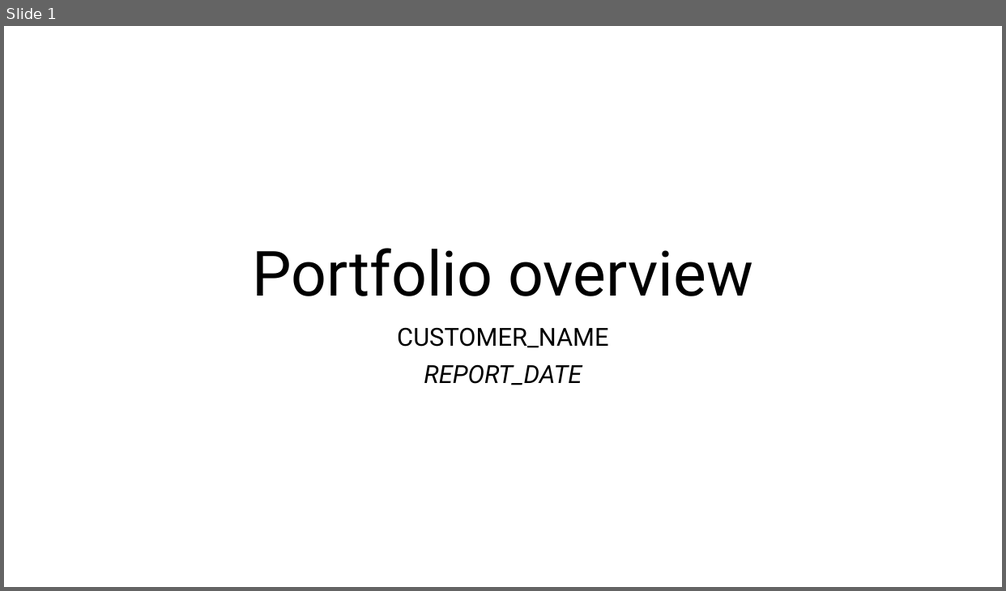
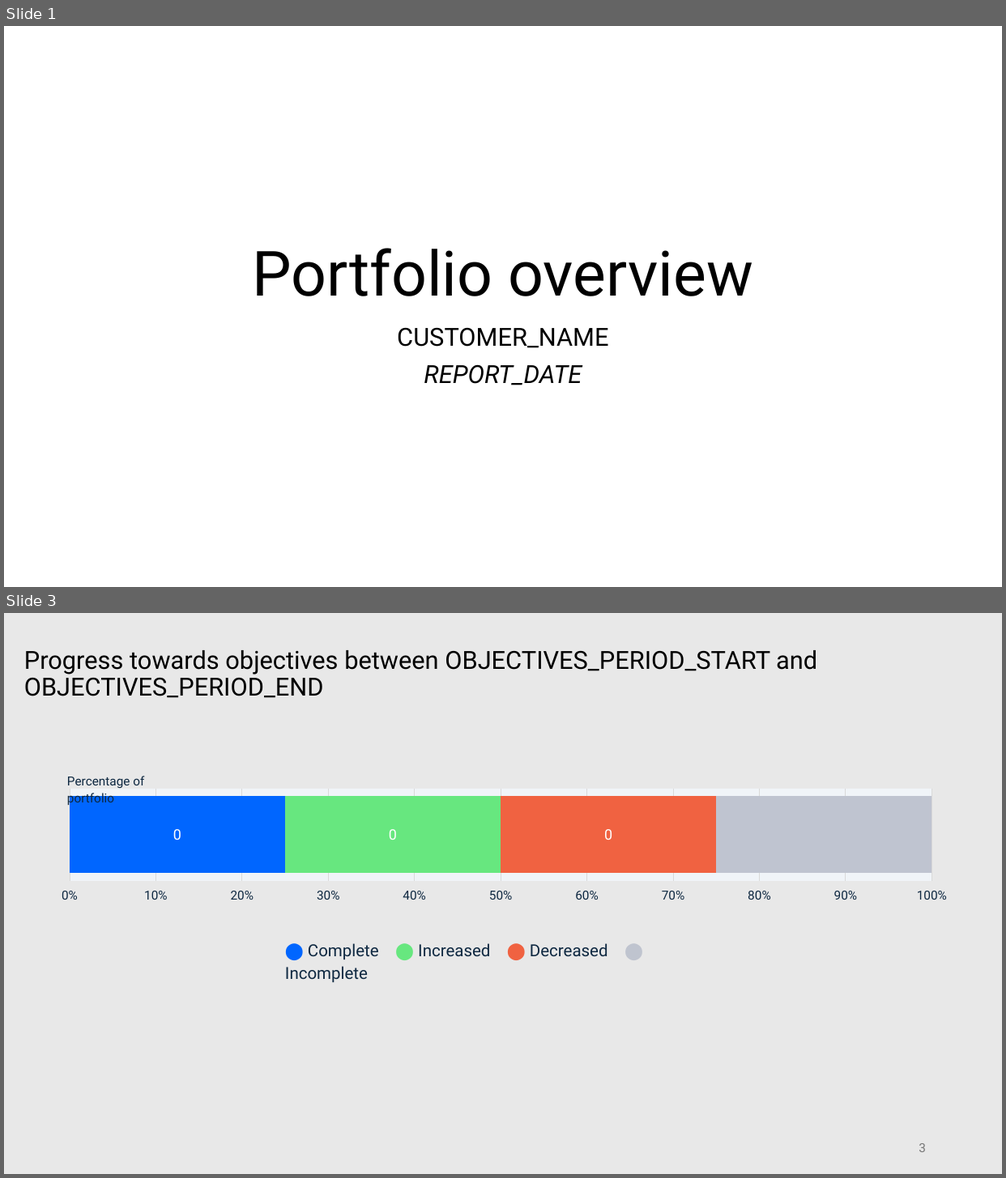
Before and after one commit to mardibiase/sigrid-integrations, a slide deck: report-generator/src/report_generator/presets/templates/portfolio-overview.pptx. Shown one above the other, each under a label of ours: slide 1 before the commit, slides 1 and 3 after it; the slides between them are not shown. The pictures are 1006x591 and 1006x1178 pixels, drawn with LibreOffice and Linux fonts; fonts in the diff are those of the drawing. Boxes give left, top, right and bottom in pixels: in the first picture for what was removed or moved away, otherwise in the second. Text is boxed around its words. In the diff, an @@ line names an element or a change of style, - is before the commit and + after.

Commit message:
add objectives sigrid-conform and template

```diff
--- a/report-generator/src/report_generator/presets/templates/portfolio-overview.pptx
+++ b/report-generator/src/report_generator/presets/templates/portfolio-overview.pptx
@@ slide 3 added at <box>4,613,1002,1174</box>, background #E8E8E8 @@
@@ title added at <box>24,650,817,698</box>, 24 pt, text #000000 @@
+Progress towards objectives between OBJECTIVES_PERIOD_START and OBJECTIVES_PERIOD_END
@@ text added at <box>67,776,144,806</box>, 12 pt, text #0E2841 @@
+Percentage of portfolio
@@ bar stacked 100% chart added at <box>43,786,965,905</box> @@
+categories: 1
+Series 1: 0
+Series 2: 0
+Series 3: 0
+Series 4: 0.5
@@ text added at <box>285,943,608,982</box>, 16 pt, text #0E2841 @@
+⬤ Complete ⬤ Increased ⬤ Decreased ⬤ Incomplete
@@ page number added at <box>918,1144,926,1152</box>, 12 pt, text #797979 @@
+3
```
Also in this commit, not shown: 1 slide changed, 7 other slides added, 3 other files.
